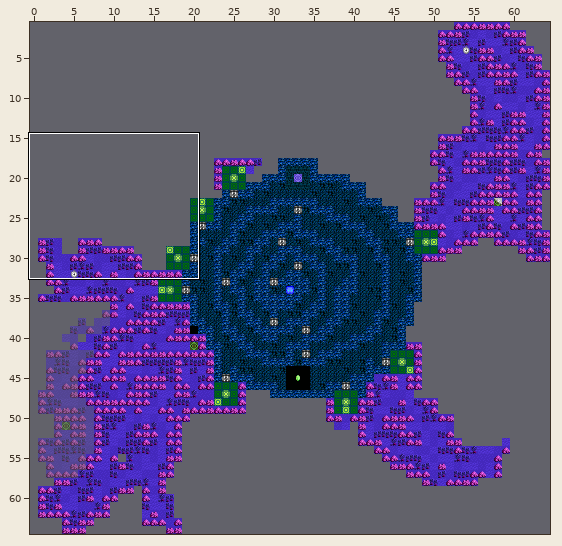
Tiled map, stored at Maps/Map_ButterflyGarden.tmx. The picture above shows the old version from afar; the outline marks the close-up.
Close-up. Old version:
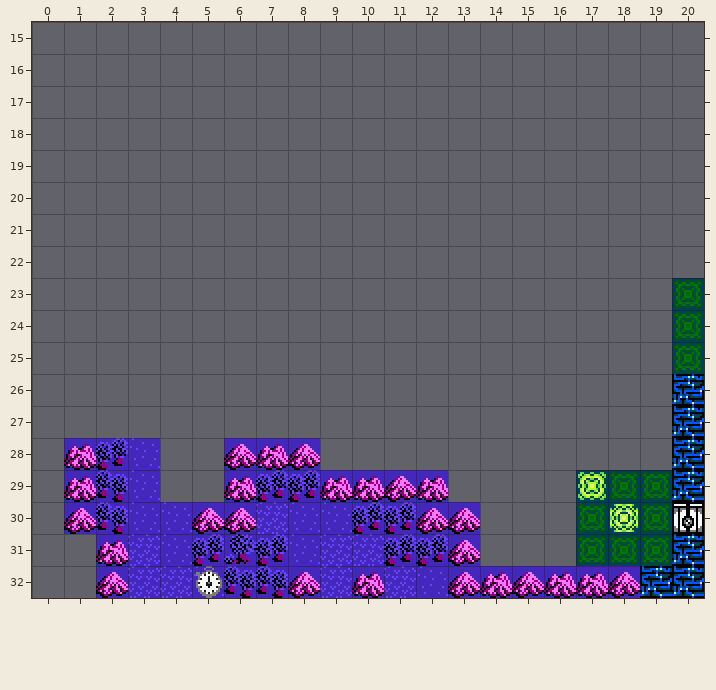
Cells are 16x16 px. Shown: x 0..20, y 15..32. The commit also changed other parts of the map, which this record leaves out. The commit also replaced the tileset; all pictures use the new one.
After the commit:
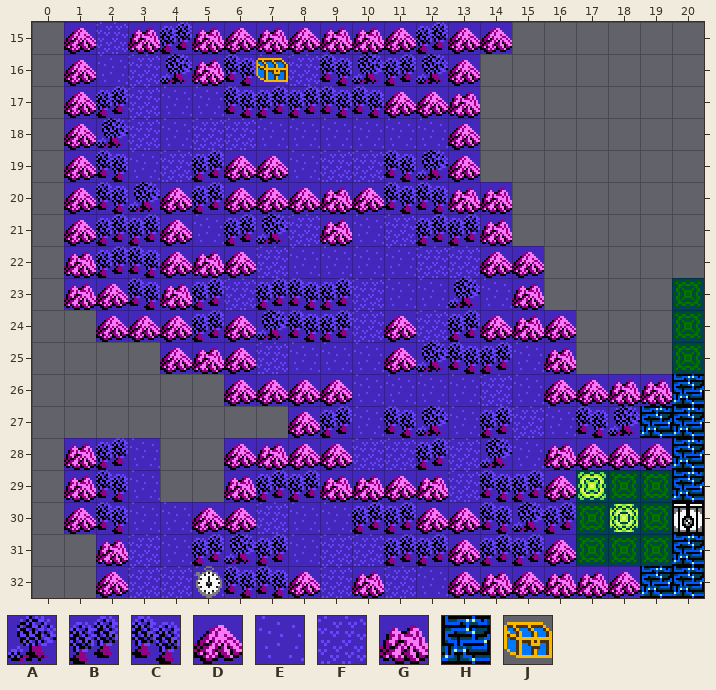
Key: from "ButterflyGarden": A 0, B 1, C 2, D 3, E 8, F 9, G 11, H 26; from "Items": J 4.
_ is an empty cell, . an unchanged one.
Difference:
--- layer "Floor"
@@ x 1..19 @@
-15 ______________.....
-16 _____________......
-17 _____________......
-18 _____________......
-19 _____________......
-20 ______________.....
-21 ______________.....
-22 _______________....
-23 _______________....
-24 ._______________...
-25 ..._____________...
-26 .....______________
-27 .......____________
-28 ........___________
-29 ............____...
-30 .............___...
-31 .............___...
+15 DFGBGDGDGGDBDD.....
+16 DEFAGCEFCABAD......
+17 DBFEECBBCCDDG......
+18 DAFEFFEEEEEED......
+19 DCEFBDDEFFCAD......
+20 DCADBDDDGDCCGG.....
+21 DBBDEBAFGEFBBG.....
+22 GBCDGDFEEEEFFDD....
+23 GDCGBFBCBFEEAEG....
+24 .DDDBDACBFDFBDGD...
+25 ...DGDFEEEDACBEG...
+26 .....DDDDEEEEFEDDGG
+27 .......DBECAEBFECAH
+28 ........DFFBFAEGDDD
+29 ............FCBD...
+30 .............CAB...
+31 .............BBD...
--- layer "Items"
@@ x 7..7 @@
-16 _
+16 J
Changed places in both close-ups, as pixel boxes (x1, y1, x2, y2):
added: (64, 22, 672, 566)
